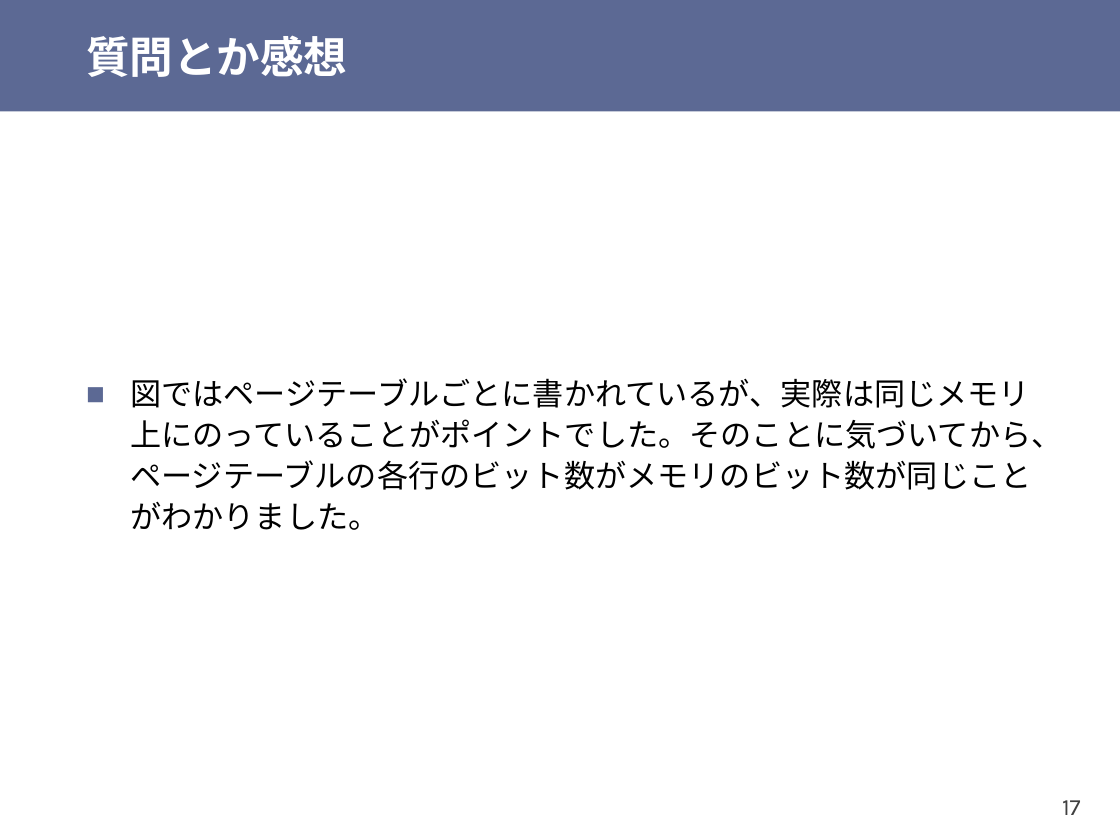
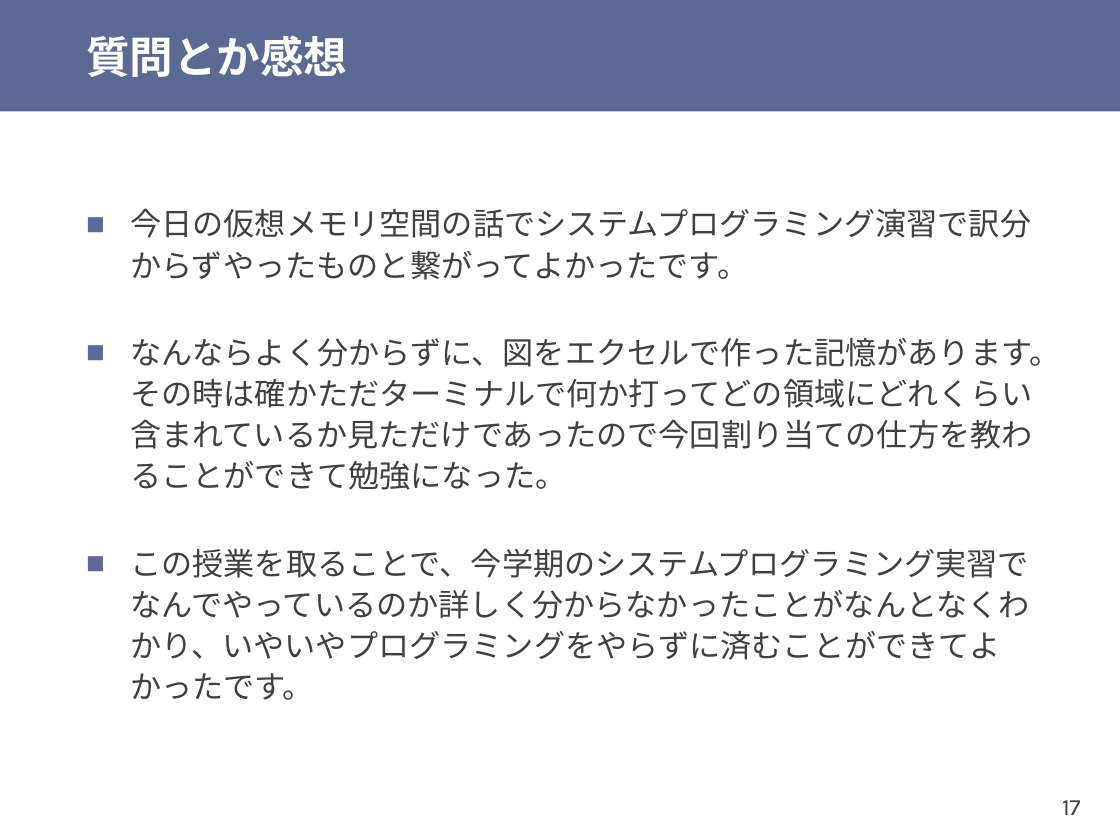
Before and after one commit to shioyadan/otya-computer-architecture-i, a slide deck: slide 17 of cai-shioya-12.pptx. Drawn at 1120x840 pixels with LibreOffice and Linux fonts; fonts in the diff are those of the drawing. Boxes give left, top, right and bottom in pixels: in the first picture for what was removed or moved away, otherwise in the second. Text is boxed around its words. In the diff, an @@ line names an element or a change of style, - is before the commit and + after.

```diff
--- a/cai-shioya-12.pptx
+++ b/cai-shioya-12.pptx
@@ text at (130, 208, 1060, 700): text changed; font Noto Sans CJK JP to Karla; text colour #000000 to #404040 @@
-■ 図ではページテーブルごとに書かれているが、実際は同じメモリ上にのっていることがポイントでした。そのことに気づいてから、ページテーブルの各行のビット数がメモリのビット数が同じことがわかりました。
+■ 今日の仮想メモリ空間の話でシステムプログラミング演習で訳分からずやったものと繋がってよかったです。
+■ なんならよく分からずに、図をエクセルで作った記憶があります。その時は確かただターミナルで何か打ってどの領域にどれくらい含まれているか見ただけであったので今回割り当ての仕方を教わることができて勉強になった。
+■ この授業を取ることで、今学期のシステムプログラミング実習でなんでやっているのか詳しく分からなかったことがなんとなくわかり、いやいやプログラミングをやらずに済むことができてよかったです。
```
Also in this commit, not shown: 11 other slides changed, 8 slides removed, 1 other file.
